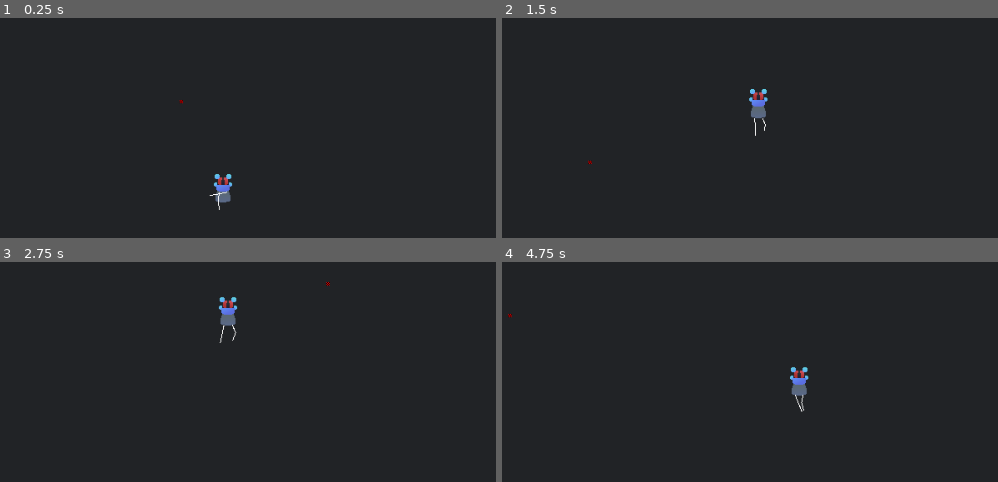
Above: before the commit, frames 1-4 (two rows, left to right).
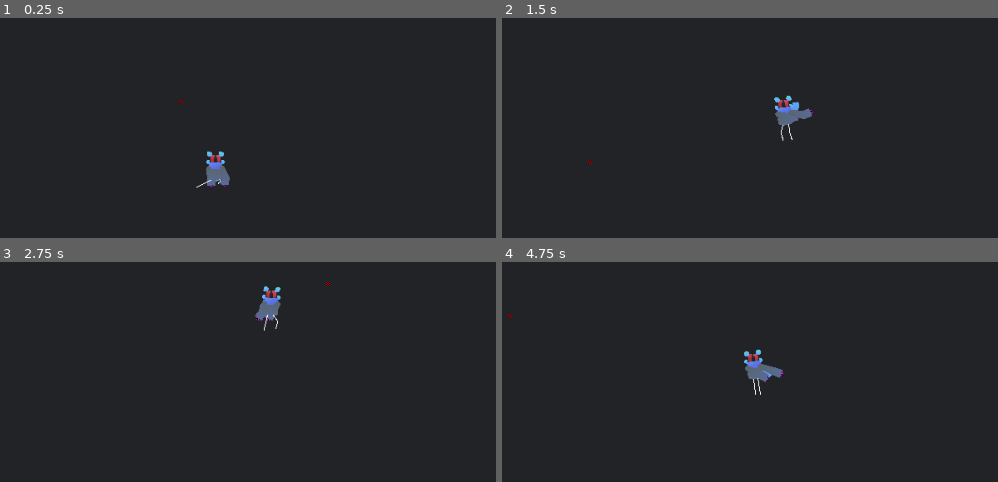
Above: after the commit, the same moments.

Repository: AquaFly1/TheTownGame
Game: Godot game, scene res://Characters/Body.tscn
The game is run twice, just before and just after one commit, with the same random seed, the same clock (stepped at 60 frames per second) and the same inputs.
Inputs (mouse positions are in pixels of both pictures, inside the frame that each line leads up to):
- Up to frame 1 (0.25 s): no input
- Up to frame 2 (1.5 s): move the mouse to (923, 117) at 0.52 s; move the mouse to (591, 161) at 1.27 s
- Up to frame 3 (2.75 s): move the mouse to (327, 284) at 2.02 s
- Up to frame 4 (4.75 s): move the mouse to (710, 473) at 2.77 s; move the mouse to (988, 451) at 3.52 s; move the mouse to (511, 314) at 4.27 s

The runs differ from the first frame. In frame 1, 0.8% of the frame differs, in the area x 39-47%, y 60-88%; in frame 2, 1.0%; in frame 3, 1.0%; in frame 4, 1.0%, in the area x 48-62%, y 39-69%.

Commit message:
polished legs, rest of limbs

Diff:
--- a/the-town-game/Characters/Body.tscn
+++ b/the-town-game/Characters/Body.tscn
@@ -3,9 +3,30 @@
 [ext_resource type="Script" uid="uid://dny88dyxvcawb" path="res://Characters/char_rig.gd" id="1_akw5t"]
 [ext_resource type="Texture2D" uid="uid://2o1wcyscws0l" path="res://Characters/robot/robothead.png" id="1_vlfbo"]
 [ext_resource type="Texture2D" uid="uid://caq0adeq0jueg" path="res://Characters/robot/robotbody.png" id="2_akw5t"]
+[ext_resource type="Script" uid="uid://dg4i5kfl5wr3e" path="res://Characters/effects/line_physics.gd" id="4_akw5t"]
 
 [sub_resource type="PlaceholderTexture2D" id="PlaceholderTexture2D_f3gr1"]
 size = Vector2(4, 4)
+
+[sub_resource type="Curve" id="Curve_akw5t"]
+_data = [Vector2(0, 0.6615385), 0.0, 0.0, 0, 0, Vector2(0.114893615, 1), 0.1032967, 0.0, 0, 0]
+point_count = 2
+
+[sub_resource type="Gradient" id="Gradient_akw5t"]
+colors = PackedColorArray(0.35686275, 0.4392157, 0.8862745, 1, 0.38039216, 0.67058825, 0.9647059, 1)
+
+[sub_resource type="CircleShape2D" id="CircleShape2D_0pa88"]
+radius = 3.0
+
+[sub_resource type="Curve" id="Curve_0h0yo"]
+_data = [Vector2(0, 0.6615385), 0.0, 0.0, 0, 0, Vector2(0.7148936, 1), 0.1032967, 0.0, 0, 0]
+point_count = 2
+
+[sub_resource type="Gradient" id="Gradient_0h0yo"]
+colors = PackedColorArray(0.34509805, 0.4, 0.44705883, 1, 0.348, 0.42146668, 0.58, 1)
+
+[sub_resource type="PlaceholderTexture2D" id="PlaceholderTexture2D_vlfbo"]
+size = Vector2(4, 2)
 
 [node name="Body" type="Node2D" unique_id=1218206525 node_paths=PackedStringArray("body", "torso", "target_master", "legL", "foot_legL", "legR", "foot_legR", "legL_target", "legR_target")]
 position = Vector2(454, 341)
@@ -13,12 +34,12 @@
 body = NodePath("body")
 torso = NodePath("body/torso")
 target_master = NodePath("global_anchor/Target_Master")
-legL = NodePath("body/LegL")
-foot_legL = NodePath("body/LegL/global_anchor/Foot_LegL")
-legR = NodePath("body/LegR")
-foot_legR = NodePath("body/LegR/global_anchor/Foot_LegR")
-legL_target = NodePath("body/LegL/global_anchor/Target_LegL")
-legR_target = NodePath("body/LegR/global_anchor/Target_LegR")
+legL = NodePath("body/torso/LegL")
+foot_legL = NodePath("body/torso/LegL/global_anchor/Foot_LegL")
+legR = NodePath("body/torso/LegR")
+foot_legR = NodePath("body/torso/LegR/global_anchor/Foot_LegR")
+legL_target = NodePath("body/torso/LegL/global_anchor/Target_LegL")
+legR_target = NodePath("body/torso/LegR/global_anchor/Target_LegR")
 walk_speed = 100.0
 acceleration = 3.0
 step_size = 10.0
@@ -27,7 +48,7 @@
 
 [node name="Target_Master" type="Sprite2D" parent="global_anchor" unique_id=1452175938]
 modulate = Color(18.892157, 0, 0, 1)
-position = Vector2(254, 330)
+position = Vector2(254, 360)
 texture = SubResource("PlaceholderTexture2D_f3gr1")
 
 [node name="ground_pos" type="Marker2D" parent="." unique_id=559184973]
@@ -36,7 +57,7 @@
 [node name="body" type="Marker2D" parent="." unique_id=330320278]
 
 [node name="torso" type="Sprite2D" parent="body" unique_id=1192672105]
-position = Vector2(0, -6)
+position = Vector2(0, -8)
 texture = ExtResource("2_akw5t")
 region_enabled = true
 region_rect = Rect2(23, 27, 18, 18)
@@ -47,36 +68,200 @@
 region_enabled = true
 region_rect = Rect2(21, 10, 22, 21)
 
-[node name="LegL" type="Line2D" parent="body" unique_id=522875622]
-position = Vector2(-5, 2)
+[node name="scarf" type="Line2D" parent="body/torso/Head" unique_id=1040138724]
+process_mode = 3
+show_behind_parent = true
+z_index = -1
+position = Vector2(-7, 6)
+points = PackedVector2Array(0, 0, 10, -2, 10, 8)
+width = 8.0
+width_curve = SubResource("Curve_akw5t")
+gradient = SubResource("Gradient_akw5t")
+joint_mode = 2
+script = ExtResource("4_akw5t")
+
+[node name="base" type="StaticBody2D" parent="body/torso/Head/scarf" unique_id=368788394]
+
+[node name="CollisionShape2D" type="CollisionShape2D" parent="body/torso/Head/scarf/base" unique_id=236283892]
+visible = false
+shape = SubResource("CircleShape2D_0pa88")
+disabled = true
+
+[node name="PinJoint2D" type="PinJoint2D" parent="body/torso/Head/scarf/base" unique_id=429524832]
+visible = false
+node_a = NodePath("..")
+node_b = NodePath("../../mid")
+bias = 0.3
+
+[node name="mid" type="RigidBody2D" parent="body/torso/Head/scarf" unique_id=1616523800]
+visible = false
+position = Vector2(5, 0)
+mass = 0.1
+linear_damp = 2.0
+angular_damp = 2.0
+
+[node name="PinJoint2D" type="PinJoint2D" parent="body/torso/Head/scarf/mid" unique_id=1679420919]
+node_a = NodePath("..")
+node_b = NodePath("../../end")
+
+[node name="CollisionShape2D" type="CollisionShape2D" parent="body/torso/Head/scarf/mid" unique_id=1025401397]
+visible = false
+shape = SubResource("CircleShape2D_0pa88")
+
+[node name="end" type="RigidBody2D" parent="body/torso/Head/scarf" unique_id=1481407200]
+visible = false
+position = Vector2(10, 0)
+mass = 0.1
+linear_damp = 2.0
+angular_damp = 2.0
+
+[node name="CollisionShape2D" type="CollisionShape2D" parent="body/torso/Head/scarf/end" unique_id=1020123182]
+visible = false
+shape = SubResource("CircleShape2D_0pa88")
+
+[node name="PinJoint2D" type="PinJoint2D" parent="body/torso/Head/scarf/end" unique_id=209640720]
+node_a = NodePath("..")
+node_b = NodePath("../../end2")
+
+[node name="end2" type="RigidBody2D" parent="body/torso/Head/scarf" unique_id=2003355134]
+visible = false
+position = Vector2(15, 0)
+mass = 0.1
+linear_damp = 2.0
+angular_damp = 2.0
+
+[node name="CollisionShape2D" type="CollisionShape2D" parent="body/torso/Head/scarf/end2" unique_id=1466964633]
+visible = false
+shape = SubResource("CircleShape2D_0pa88")
+
+[node name="armL" type="Line2D" parent="body/torso" unique_id=145741789]
+process_mode = 3
+position = Vector2(-8, -5)
+points = PackedVector2Array(0, 0, 10, -2, 10, 8)
+width_curve = SubResource("Curve_0h0yo")
+gradient = SubResource("Gradient_0h0yo")
+joint_mode = 2
+begin_cap_mode = 2
+script = ExtResource("4_akw5t")
+
+[node name="base" type="StaticBody2D" parent="body/torso/armL" unique_id=1353295198]
+
+[node name="CollisionShape2D" type="CollisionShape2D" parent="body/torso/armL/base" unique_id=535783919]
+shape = SubResource("CircleShape2D_0pa88")
+disabled = true
+
+[node name="PinJoint2D" type="PinJoint2D" parent="body/torso/armL/base" unique_id=1536285306]
+node_a = NodePath("..")
+node_b = NodePath("../../mid")
+bias = 0.5
+
+[node name="mid" type="RigidBody2D" parent="body/torso/armL" unique_id=267177225]
+position = Vector2(-3, 7)
+mass = 0.5
+linear_damp = 10.0
+angular_damp = 10.0
+
+[node name="PinJoint2D" type="PinJoint2D" parent="body/torso/armL/mid" unique_id=364329]
+node_a = NodePath("..")
+node_b = NodePath("../../end")
+
+[node name="CollisionShape2D" type="CollisionShape2D" parent="body/torso/armL/mid" unique_id=61352424]
+shape = SubResource("CircleShape2D_0pa88")
+
+[node name="end" type="RigidBody2D" parent="body/torso/armL" unique_id=59479230]
+position = Vector2(-4, 15)
+mass = 0.5
+linear_damp = 10.0
+angular_damp = 10.0
+
+[node name="Sprite2D" type="Sprite2D" parent="body/torso/armL/end" unique_id=1585005904]
+modulate = Color(18.892157, 18.892157, 18.892157, 1)
+show_behind_parent = true
+position = Vector2(0, 1)
+texture = SubResource("PlaceholderTexture2D_vlfbo")
+
+[node name="CollisionShape2D" type="CollisionShape2D" parent="body/torso/armL/end" unique_id=560914083]
+shape = SubResource("CircleShape2D_0pa88")
+
+[node name="armR" type="Line2D" parent="body/torso" unique_id=296316096]
+process_mode = 3
+position = Vector2(8, -5)
+points = PackedVector2Array(0, 0, 10, -2, 10, 8)
+width_curve = SubResource("Curve_0h0yo")
+gradient = SubResource("Gradient_0h0yo")
+joint_mode = 2
+begin_cap_mode = 2
+script = ExtResource("4_akw5t")
+
+[node name="base" type="StaticBody2D" parent="body/torso/armR" unique_id=478136270]
+
+[node name="CollisionShape2D" type="CollisionShape2D" parent="body/torso/armR/base" unique_id=1837967923]
+shape = SubResource("CircleShape2D_0pa88")
+disabled = true
+
+[node name="PinJoint2D" type="PinJoint2D" parent="body/torso/armR/base" unique_id=598562719]
+node_a = NodePath("..")
+node_b = NodePath("../../mid")
+bias = 0.5
+
+[node name="mid" type="RigidBody2D" parent="body/torso/armR" unique_id=1767919893]
+position = Vector2(-3, 7)
+mass = 0.5
+linear_damp = 10.0
+angular_damp = 10.0
+
+[node name="PinJoint2D" type="PinJoint2D" parent="body/torso/armR/mid" unique_id=1595960873]
+node_a = NodePath("..")
+node_b = NodePath("../../end")
+
+[node name="CollisionShape2D" type="CollisionShape2D" parent="body/torso/armR/mid" unique_id=326537679]
+shape = SubResource("CircleShape2D_0pa88")
+
+[node name="end" type="RigidBody2D" parent="body/torso/armR" unique_id=1071882866]
+position = Vector2(-4, 15)
+mass = 0.5
+linear_damp = 10.0
+angular_damp = 10.0
+
+[node name="Sprite2D" type="Sprite2D" parent="body/torso/armR/end" unique_id=530835644]
+modulate = Color(18.892157, 18.892157, 18.892157, 1)
+show_behind_parent = true
+position = Vector2(0, 1)
+texture = SubResource("PlaceholderTexture2D_vlfbo")
+
+[node name="CollisionShape2D" type="CollisionShape2D" parent="body/torso/armR/end" unique_id=201513174]
+shape = SubResource("CircleShape2D_0pa88")
+
+[node name="LegL" type="Line2D" parent="body/torso" unique_id=522875622]
+position = Vector2(-5, 8)
 points = PackedVector2Array(0, 0, 0, 20, 0, 0)
 width = 1.0
 
-[node name="global_anchor" type="Node" parent="body/LegL" unique_id=1954797888]
-
-[node name="Target_LegL" type="Sprite2D" parent="body/LegL/global_anchor" unique_id=486482424]
+[node name="global_anchor" type="Node" parent="body/torso/LegL" unique_id=1954797888]
+
+[node name="Target_LegL" type="Sprite2D" parent="body/torso/LegL/global_anchor" unique_id=486482424]
 visible = false
 position = Vector2(413, 388)
 texture = SubResource("PlaceholderTexture2D_f3gr1")
 
-[node name="Foot_LegL" type="Sprite2D" parent="body/LegL/global_anchor" unique_id=1288762618]
+[node name="Foot_LegL" type="Sprite2D" parent="body/torso/LegL/global_anchor" unique_id=1288762618]
 visible = false
 position = Vector2(377, 349)
 texture = SubResource("PlaceholderTexture2D_f3gr1")
 
-[node name="LegR" type="Line2D" parent="body" unique_id=348710438]
-position = Vector2(5, 2)
+[node name="LegR" type="Line2D" parent="body/torso" unique_id=348710438]
+position = Vector2(5, 8)
 points = PackedVector2Array(0, 0, 0, 0, 0, 20)
 width = 1.0
 
-[node name="global_anchor" type="Node" parent="body/LegR" unique_id=338586276]
-
-[node name="Target_LegR" type="Sprite2D" parent="body/LegR/global_anchor" unique_id=860965397]
+[node name="global_anchor" type="Node" parent="body/torso/LegR" unique_id=338586276]
+
+[node name="Target_LegR" type="Sprite2D" parent="body/torso/LegR/global_anchor" unique_id=860965397]
 visible = false
 position = Vector2(475, 390)
 texture = SubResource("PlaceholderTexture2D_f3gr1")
 
-[node name="Foot_LegR" type="Sprite2D" parent="body/LegR/global_anchor" unique_id=825882190]
+[node name="Foot_LegR" type="Sprite2D" parent="body/torso/LegR/global_anchor" unique_id=825882190]
 visible = false
 position = Vector2(377, 349)
 texture = SubResource("PlaceholderTexture2D_f3gr1")
--- a/the-town-game/Characters/char_rig.gd
+++ b/the-town-game/Characters/char_rig.gd
@@ -12,14 +12,15 @@
 @export var walk_speed: float
 @export var acceleration:float
 @export var ground_height: float = 20
-@onready var leg_length: float = 21 + 1
+@onready var leg_length: float = 20
 @export var step_size: float
+@export var leg_start_spacing: float = 5
 
 var velocity:= Vector2.ZERO
 var foot_turn = 1
 var foot_L_mode = 0
 var foot_R_mode = 0
-
+var direction = 0
 # Called when the node enters the scene tree for the first time.
 func _ready() -> void:
 	pass # Replace with function body.
@@ -27,23 +28,41 @@
 
 # Called every frame. 'delta' is the elapsed time since the previous frame.
 func _process(delta: float) -> void:
+
 	target_master.global_position = get_viewport().get_mouse_position()
-	velocity = velocity.move_toward((target_master.global_position-(body.global_position+Vector2(0,ground_height)))*5,acceleration*walk_speed*delta).limit_length(walk_speed)
+	var vec = (target_master.global_position-(body.global_position+Vector2(0,ground_height)))
+	velocity = (velocity.move_toward(vec*5,acceleration*walk_speed*delta)*Vector2(1,1.5)).limit_length(walk_speed)*Vector2(1,1/1.5)
+	velocity = velocity.lerp(vec/delta/5,3*delta)
 	body.global_position += velocity*delta
+	direction = lerp_angle(direction,velocity.angle(),5*delta)
+	legL.position.x = leg_start_spacing*-1 * lerp(1.,sin(direction),clamp(velocity.length()/walk_speed,0,1))
+	legR.position.x = leg_start_spacing * lerp(1.,sin(direction),clamp(velocity.length()/walk_speed,0,1))
+
+	var droop = min(max(
+		(foot_legL.global_position.distance_squared_to(legL.global_position + Vector2(0,ground_height)) + leg_length**2)**0.5-leg_length
+		,
+		(foot_legR.global_position.distance_squared_to(legR.global_position + Vector2(0,ground_height)) + leg_length**2)**0.5-leg_length
+		),
+		ground_height-10)
+	#droop = 0
+	#print(height)
+
+	torso.global_position.y = body.global_position.y + droop/1 - 8
+	torso.rotation = velocity.x/2000
+	legL.global_rotation = 0
+	legR.global_rotation = 0
 
 	if foot_turn != -1:
-		foot_L_mode = velocity.length() > 50
+		foot_L_mode = velocity.length() > walk_speed/2
 	if foot_turn != -2:
-		foot_R_mode = velocity.length() > 50
+		foot_R_mode = velocity.length() > walk_speed/2
 
-	if foot_L_mode: legL_target.global_position = body.global_position.move_toward(body.global_position+velocity,min(velocity.length(),step_size)) + Vector2(0,ground_height) + (legL.global_position - body.global_position)
+	if foot_L_mode: legL_target.global_position = body.global_position.move_toward(body.global_position+velocity,min(velocity.length(),step_size)) + Vector2(0,ground_height) + legL.position*Vector2.RIGHT
 	else: legL_target.global_position = legL.global_position + Vector2(0,ground_height)
-	if foot_R_mode:	legR_target.global_position = body.global_position.move_toward(body.global_position+velocity,min(velocity.length(),step_size)) + Vector2(0,ground_height) + (legR.global_position - body.global_position)
+	if foot_R_mode:	legR_target.global_position = body.global_position.move_toward(body.global_position+velocity,min(velocity.length(),step_size)) + Vector2(0,ground_height) + legR.position*Vector2.RIGHT
 	else: legR_target.global_position = legR.global_position + Vector2(0,ground_height)
-	#legL_target.global_position = body.global_position.move_toward(body.global_position+velocity,min(velocity.length(),step_size)) + Vector2(0,ground_height)
-	#legR_target.global_position = legL_target.global_position + (legR.global_position - body.global_position)
-	#legL_target.global_position = legL_target.global_position + (legL.global_position - body.global_position)
 
+	var step_time = 20/max(walk_speed,velocity.length())
 
 	if foot_legL.global_position.distance_to(legL_target.global_position)>5 or foot_legR.global_position.distance_to(legR_target.global_position)>2 :
 		if foot_turn == 1:
@@ -52,7 +71,7 @@
 			var tween = create_tween()
 			tween.set_trans(Tween.TRANS_QUAD)
 			tween.set_ease(Tween.EASE_OUT)
-			tween.tween_method(func(t):foot_legL.global_position = foot_legL_start.lerp(legL_target.global_position,t) - Vector2( 0,10*(0.25-pow(t-0.5,2)) ),0.,1.,25/walk_speed).finished.connect(func():foot_turn = 2)
+			tween.tween_method(func(t):foot_legL.global_position = foot_legL_start.lerp(legL_target.global_position,t) ,0.,1.,step_time).finished.connect(func():foot_turn = 2)
 
 		elif foot_turn == 2:
 			foot_turn = -2
@@ -60,22 +79,24 @@
 			var tween = create_tween()
 			tween.set_trans(Tween.TRANS_QUAD)
 			tween.set_ease(Tween.EASE_OUT)
-			tween.tween_method(func(t):foot_legR.global_position = foot_legR_start.lerp(legR_target.global_position,t) - Vector2( 0,10*(0.25-pow(t-0.5,2)) ),0.,1.,25/(walk_speed)).finished.connect(func():foot_turn = 1)
+			tween.tween_method(func(t):foot_legR.global_position = foot_legR_start.lerp(legR_target.global_position,t) ,0.,1.,step_time).finished.connect(func():foot_turn = 1)
 
 
 	legL.set_point_position(2,(foot_legL.global_position - legL.global_position).limit_length(leg_length))
-	legL.set_point_position(1,solve_IK(legL.points[2],clamp(velocity.x/walk_speed,-1,1),leg_length))
+	legL.set_point_position(1,solve_IK(legL.points[2],direction,leg_length))
 	legR.set_point_position(2,(foot_legR.global_position - legR.global_position).limit_length(leg_length))
-	legR.set_point_position(1,solve_IK(legR.points[2],clamp(velocity.x/walk_speed,-1,1),leg_length))
+	legR.set_point_position(1,solve_IK(legR.points[2],direction,leg_length))
 
-	torso.global_position.y = body.global_position.y + ((foot_legL.global_position-legL.global_position).length()-leg_length + (foot_legR.global_position-legR.global_position).length()-leg_length)/5 - 6
 
-func solve_IK(end:Vector2,rot:float,length:float):
-	#if end.length() > length: return end/2
+
+
+func solve_IK(end:Vector2,dir:float,length:float):
+	if end.length() > length: return end/2
 	var l1 = length/2
 	var l2=l1
 	var a_angle = acos(end.length()/(l1+l2)) + end.angle()
 	var knee_pos = Vector2(cos(a_angle),sin(a_angle))*l1
-	rot = -rot
-	knee_pos = knee_pos*rot + end/2 * (1-rot)
+
+	dir = -cos(dir)
+	knee_pos = knee_pos*dir + end/2 * (1-dir)
 	return knee_pos
--- /dev/null
+++ b/the-town-game/Characters/effects/line_physics.gd
@@ -0,0 +1,17 @@
+extends Line2D
+
+var node_array: Array[PhysicsBody2D]= []
+# Called when the node enters the scene tree for the first time.
+func _ready() -> void:
+	clear_points()
+	for i in get_children():
+		if i is PhysicsBody2D:
+			node_array.append(i)
+	for i in node_array:
+		add_point(i.position)
+
+# Called every frame. 'delta' is the elapsed time since the previous frame.
+func _physics_process(delta: float) -> void:
+	node_array[1].position.limit_length(0)
+	for i in range(len(node_array)):
+		set_point_position(i,node_array[i].position)
Not shown, added: the-town-game/Characters/effects/line_physics.gd.uid
